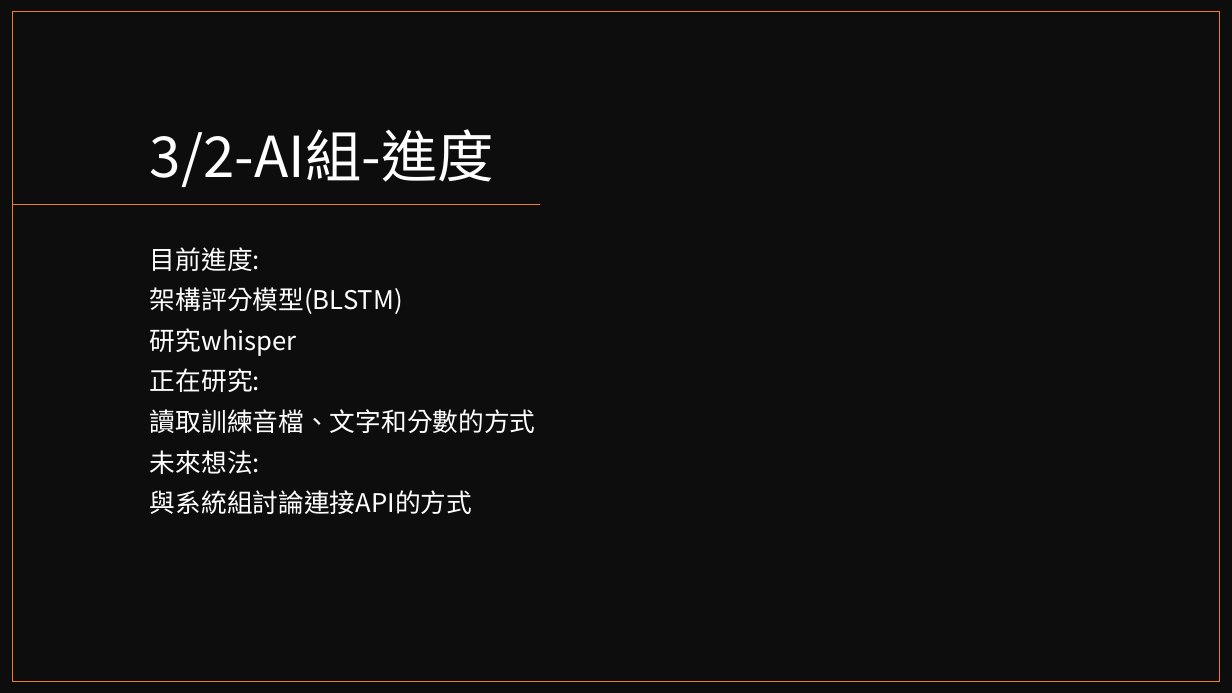
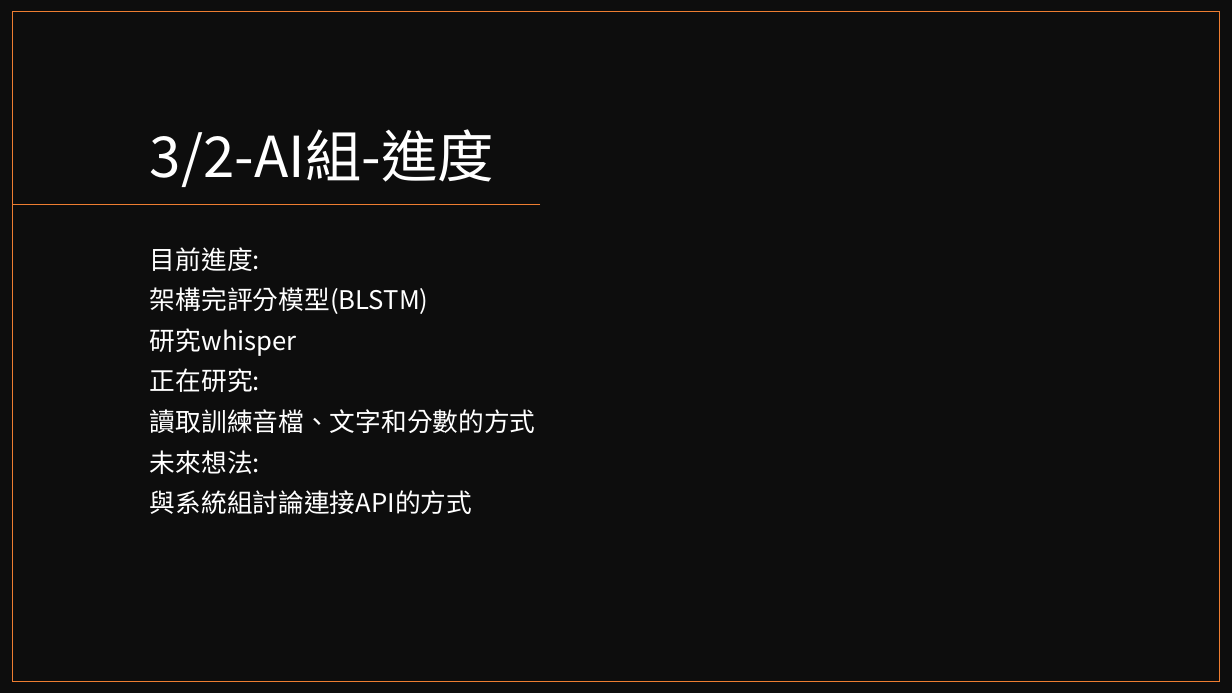
Before and after one commit to reworld223/Japanese-Speech-Assessment, a slide deck: slide 24 of 日語發音矯正系統.pptx (slide 23 before the commit). Drawn at 1232x693 pixels with LibreOffice and Linux fonts; fonts in the diff are those of the drawing. Boxes give left, top, right and bottom in pixels: in the first picture for what was removed or moved away, otherwise in the second. Text is boxed around its words. In the diff, an @@ line names an element or a change of style, - is before the commit and + after.

```diff
--- a/日語發音矯正系統.pptx
+++ b/日語發音矯正系統.pptx
@@ text at [150,287,429,314]: text changed @@
-架構評分模型(BLSTM)
+架構完評分模型(BLSTM)
```
Also in this commit, not shown: 1 other slide changed, 2 slides added, 2 other files.
